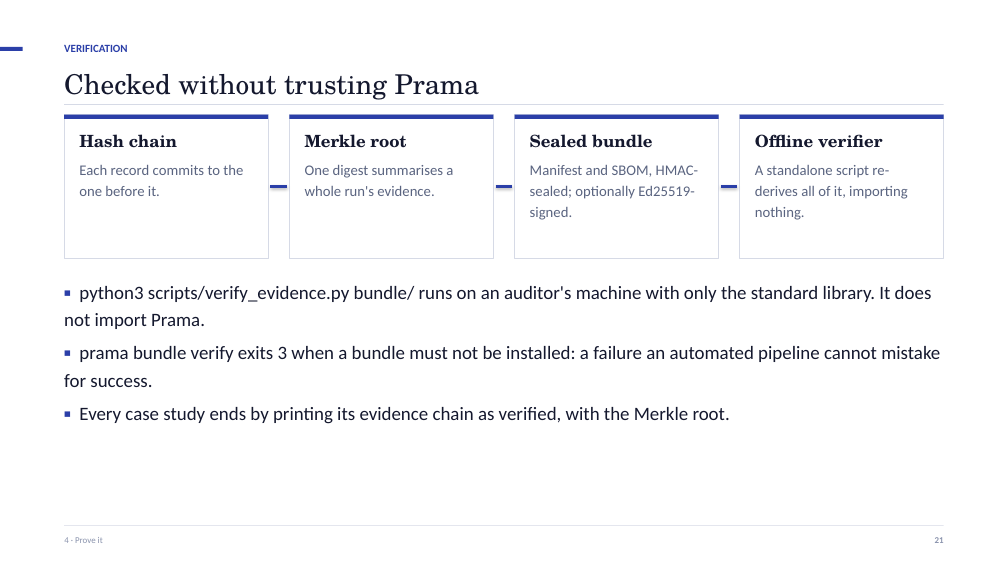
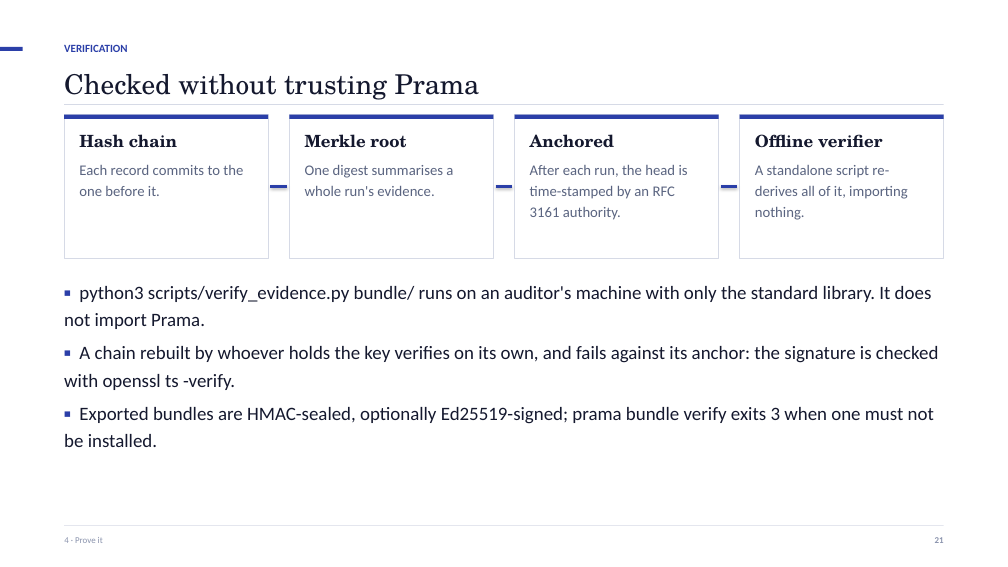
Before and after one commit to ajsinha/prama, a slide deck: slide 21 of docs/deck/Prama-Evidence-First-Data-Quality.pptx. Drawn at 1008x567 pixels with LibreOffice and Linux fonts; fonts in the diff are those of the drawing. Boxes give left, top, right and bottom in pixels: in the first picture for what was removed or moved away, otherwise in the second. Text is boxed around its words. In the diff, an @@ line names an element or a change of style, - is before the commit and + after.

```diff
--- a/docs/deck/Prama-Evidence-First-Data-Quality.pptx
+++ b/docs/deck/Prama-Evidence-First-Data-Quality.pptx
@@ text at (530, 134, 614, 148): text changed @@
-Sealed bundle
+Anchored
@@ text at (530, 165, 688, 220): text changed @@
-Manifest and SBOM, HMAC-sealed; optionally Ed25519-signed.
+After each run, the head is time-stamped by an RFC 3161 authority.
@@ text at (64, 346, 939, 447): text changed @@
-▪ prama bundle verify exits 3 when a bundle must not be installed: a failure an automated pipeline cannot mistake for success.
-▪ Every case study ends by printing its evidence chain as verified, with the Merkle root.
+▪ A chain rebuilt by whoever holds the key verifies on its own, and fails against its anchor: the signature is checked with openssl ts -verify.
+▪ Exported bundles are HMAC-sealed, optionally Ed25519-signed; prama bundle verify exits 3 when one must not be installed.
```
Also in this commit, not shown: 2 other slides changed, 57 other files.
